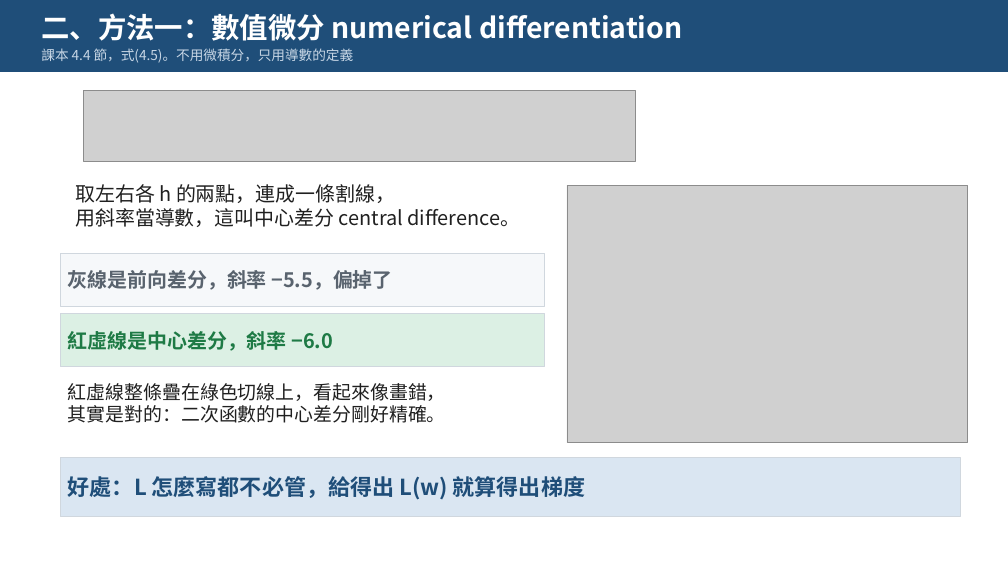
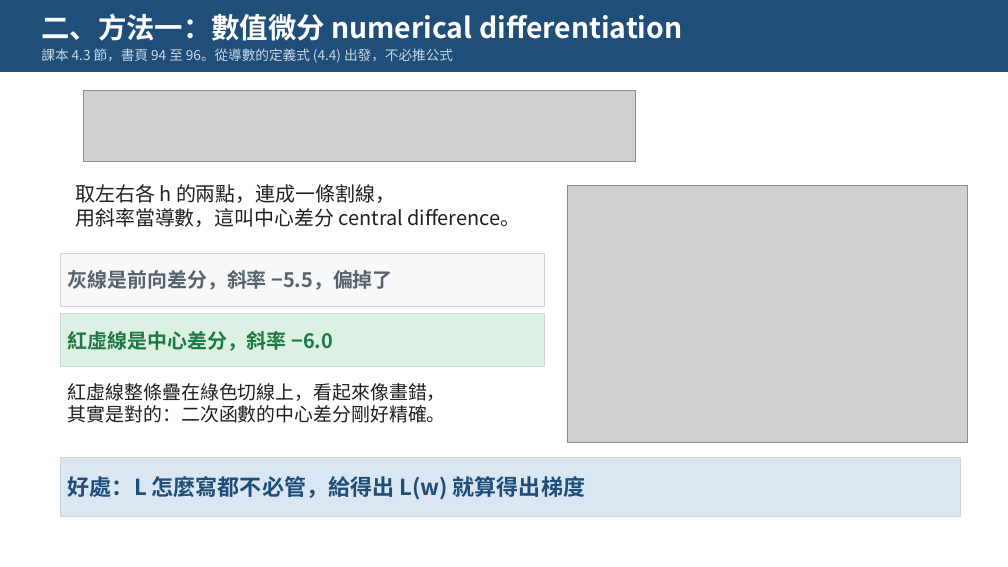
Before and after one commit to pychang-ai/115-1_DLMA, a slide deck: slide 3 of topics/backprop/課外主題_倒傳遞演算法.pptx. Drawn at 1008x567 pixels with LibreOffice and Linux fonts; fonts in the diff are those of the drawing; grey boxes stand for pictures. Boxes give left, top, right and bottom in pixels: in the first picture for what was removed or moved away, otherwise in the second. Text is boxed around its words. In the diff, an @@ line names an element or a change of style, - is before the commit and + after.

```diff
--- a/topics/backprop/課外主題_倒傳遞演算法.pptx
+++ b/topics/backprop/課外主題_倒傳遞演算法.pptx
@@ text at <box>41,48,453,63</box>: text changed @@
-課本 4.4 節，式(4.5)。不用微積分，只用導數的定義
+課本 4.3 節，書頁 94 至 96。從導數的定義式 (4.4) 出發，不必推公式
```
Also in this commit, not shown: 3 other slides changed, 1 other file.
